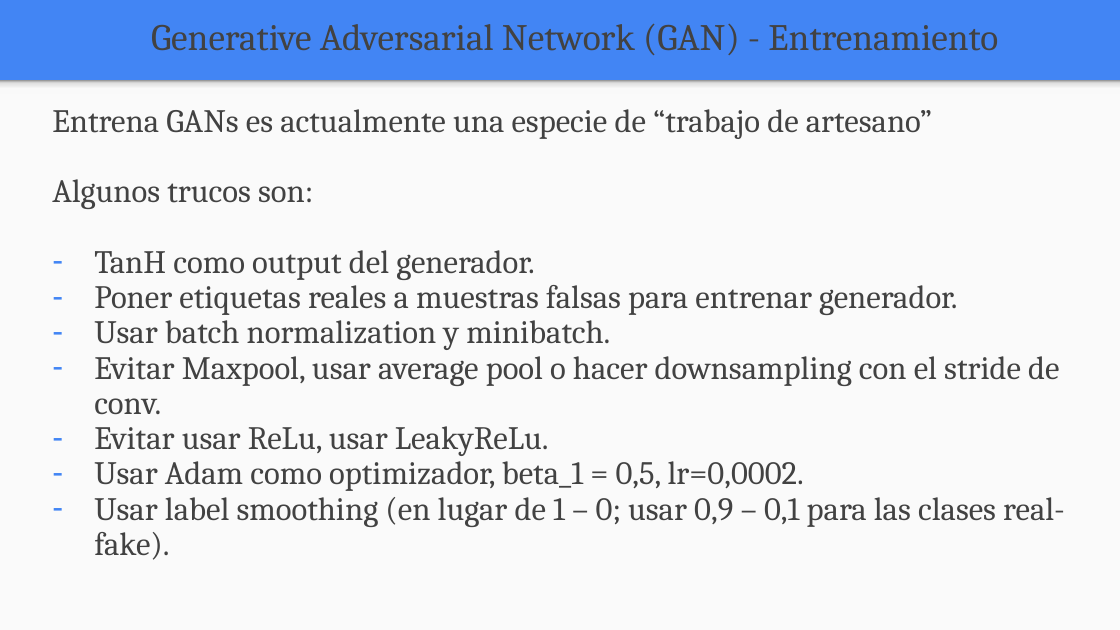
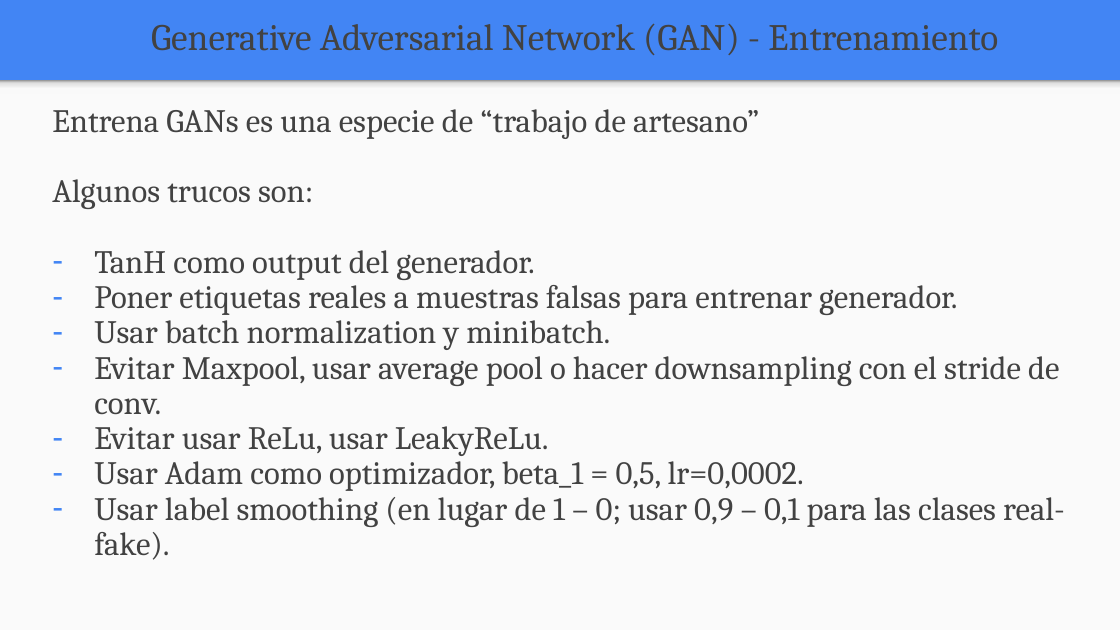
Before and after one commit to FIUBA-Posgrado-Inteligencia-Artificial/aprendizaje_profundo, a slide deck: slide 18 of clase_8/teoria/clase_8.pptx. Drawn at 1120x630 pixels with LibreOffice and Linux fonts; fonts in the diff are those of the drawing. Boxes give left, top, right and bottom in pixels: in the first picture for what was removed or moved away, otherwise in the second. Text is boxed around its words. In the diff, an @@ line names an element or a change of style, - is before the commit and + after.

```diff
--- a/clase_8/teoria/clase_8.pptx
+++ b/clase_8/teoria/clase_8.pptx
@@ text at (52,109,759,139): text changed @@
-Entrena GANs es actualmente una especie de “trabajo de artesano”
+Entrena GANs es una especie de “trabajo de artesano”
```
Also in this commit, not shown: 8 other slides changed, 2 other files.
